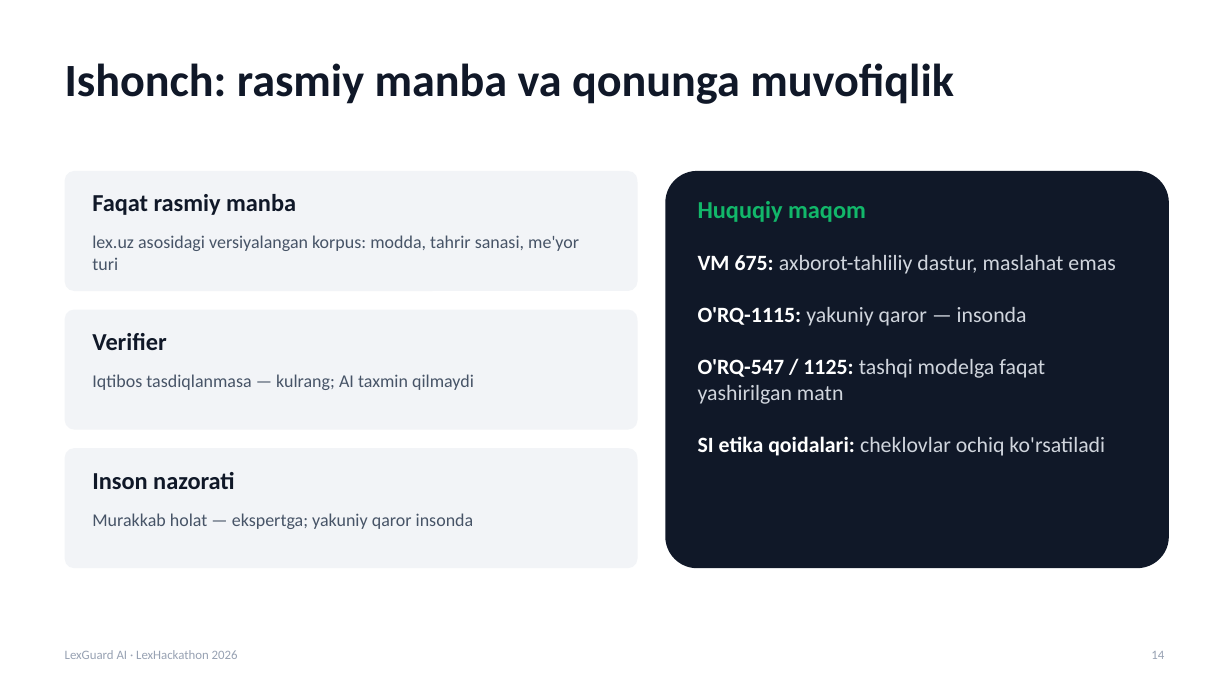
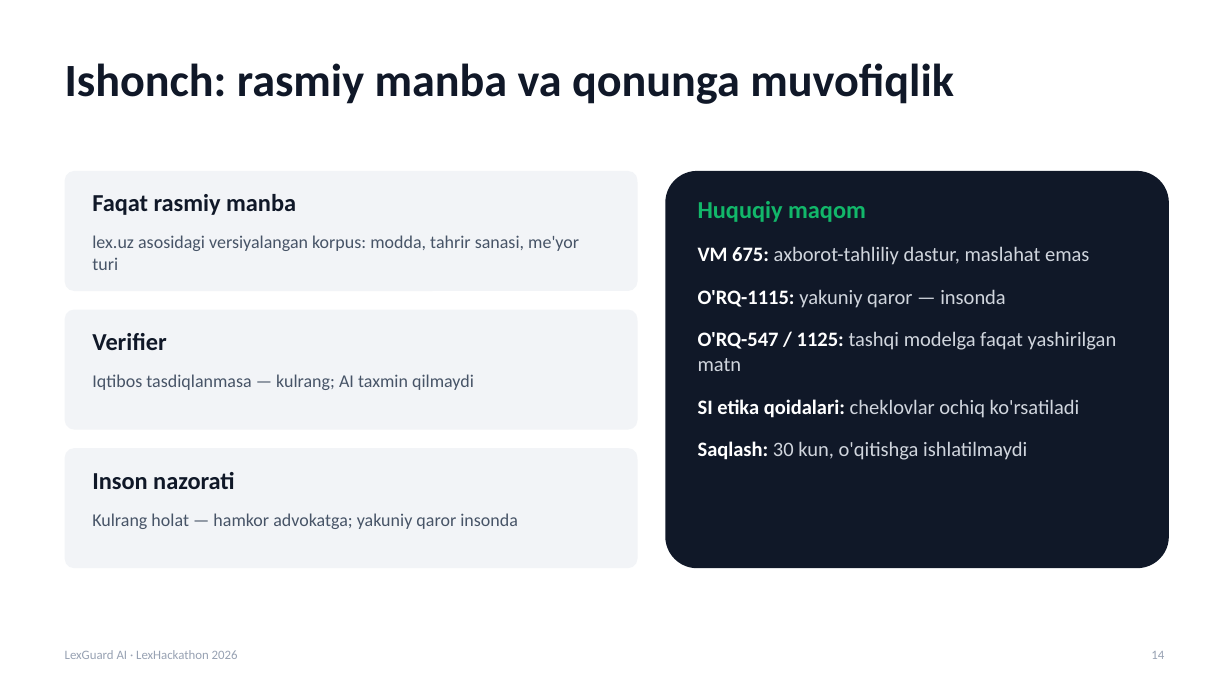
Before and after one commit to Vafoyev/LexHackaton_DNK_CODE, a slide deck: slide 14 of presentation/LexGuard-AI-Taqdimot.pptx. Drawn at 1232x693 pixels with LibreOffice and Linux fonts; fonts in the diff are those of the drawing. Boxes give left, top, right and bottom in pixels: in the first picture for what was removed or moved away, otherwise in the second. Text is boxed around its words. In the diff, an @@ line names an element or a change of style, - is before the commit and + after.

```diff
--- a/presentation/LexGuard-AI-Taqdimot.pptx
+++ b/presentation/LexGuard-AI-Taqdimot.pptx
@@ text at (698, 201, 1117, 418): size 17 to 16 pt in "VM 675: axborot-tahliliy dastur, maslahat emas", "O'RQ-1115: yakuniy qaror — insonda", "O'RQ-547 / 1125: tashqi modelga faqat yashirilgan ...", "SI etika qoidalari: cheklovlar ochiq ko'rsatiladi"; less space between paragraphs @@
@@ text at (698, 441, 1027, 460): paragraph added @@
+Saqlash: 30 kun, o'qitishga ishlatilmaydi
@@ text at (92, 513, 518, 529): text changed @@
-Murakkab holat — ekspertga; yakuniy qaror insonda
+Kulrang holat — hamkor advokatga; yakuniy qaror insonda
```
Also in this commit, not shown: 11 other slides changed, 5 other files.
